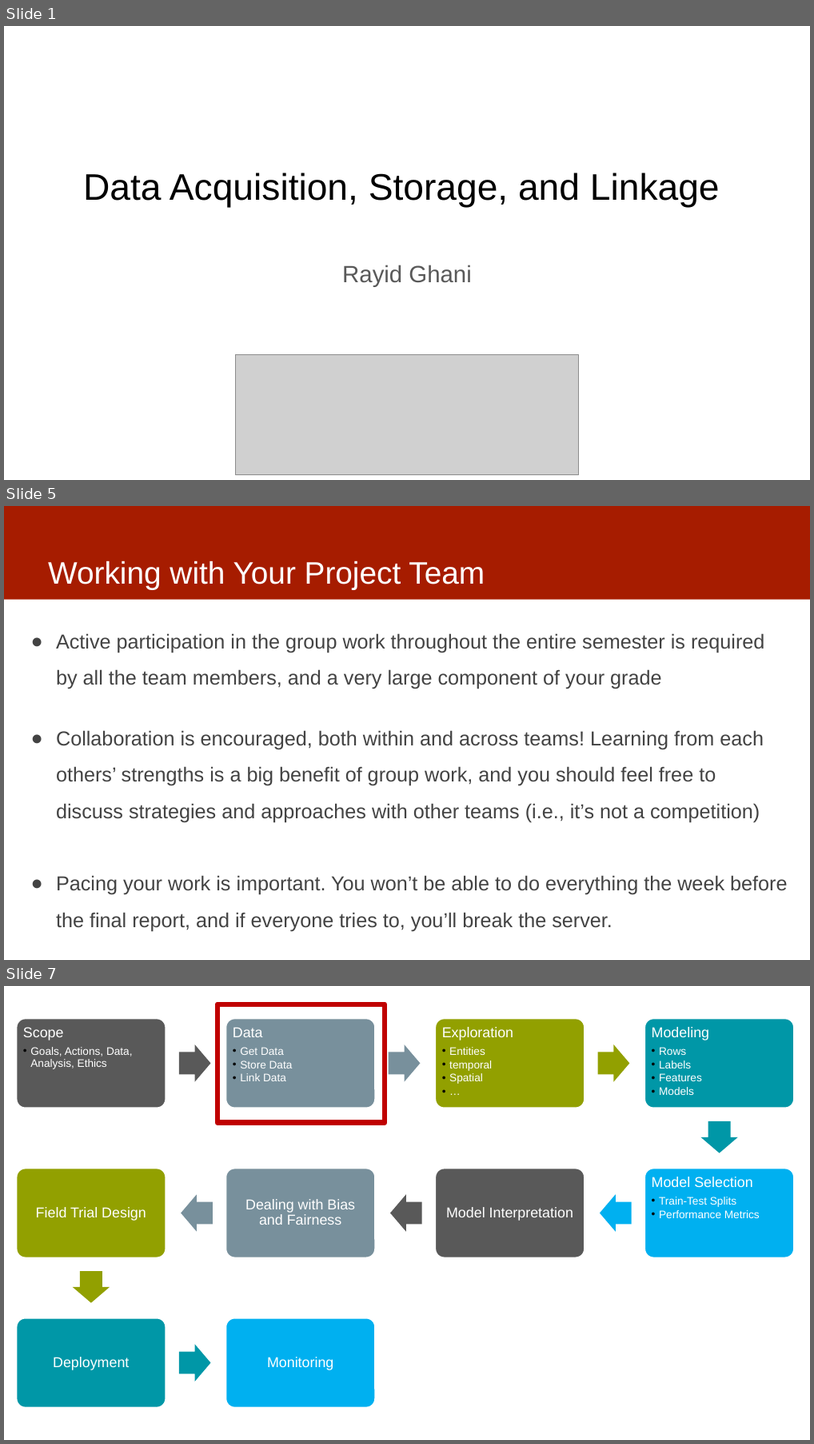
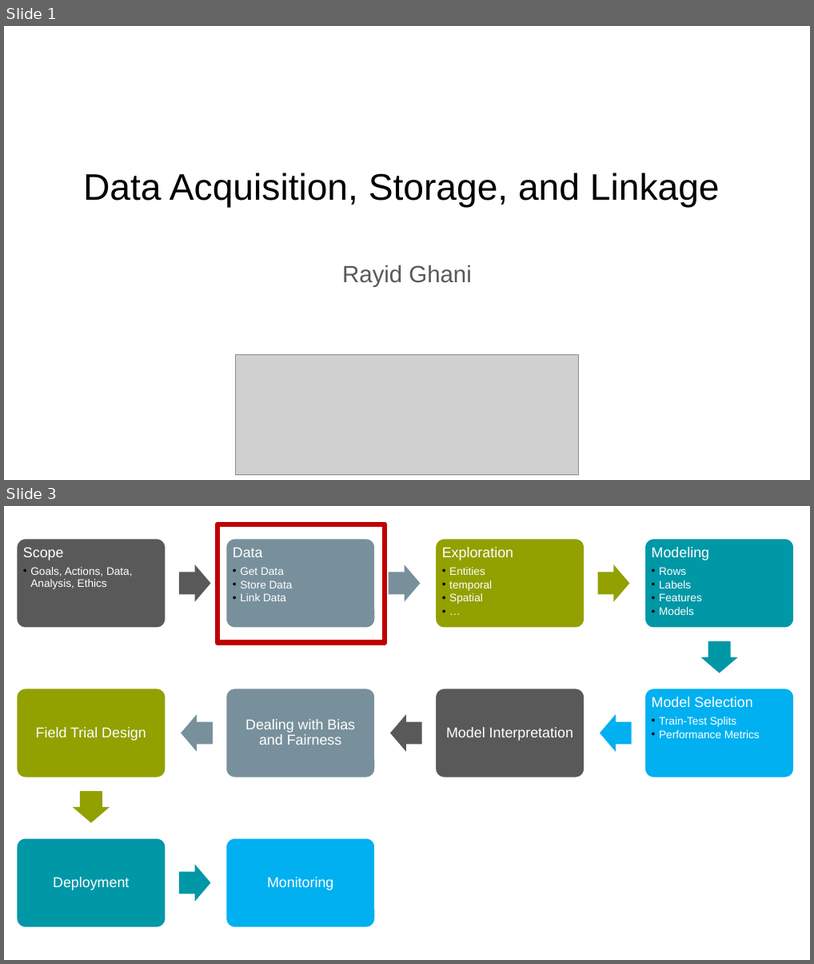
Before and after one commit to dssg/mlforpublicpolicylab, a slide deck: Lectures/04-data.pptx. Shown one above the other, each under a label of ours: slides 1, 5 and 7 before the commit, slides 1 and 3 after it; the slides between them are not shown. The pictures are 814x1444 and 814x964 pixels, drawn with LibreOffice and Linux fonts; fonts in the diff are those of the drawing; grey boxes stand for pictures. Boxes give left, top, right and bottom in pixels: in the first picture for what was removed or moved away, otherwise in the second. Text is boxed around its words. In the diff, an @@ line names an element or a change of style, - is before the commit and + after.

```diff
--- a/Lectures/04-data.pptx
+++ b/Lectures/04-data.pptx
@@ slide 5 removed at (4,506,810,960), background #FFFFFF @@
@@ rectangle removed at (4,506,810,599) @@
@@ title removed at (48,561,485,590) @@
-Working with Your Project Team
@@ text removed at (56,633,787,931) @@
-● Active participation in the group work throughout the entire semester is required by all the team members, and a very large component of your grade
-● Collaboration is encouraged, both within and across teams! Learning from each others’ strengths is a big benefit of group work, and you should feel free to discuss strategies and approaches with other teams (i.e., it’s not a competition)
-● Pacing your work is important. You won’t be able to do everything the week before the final report, and if everyone tries to, you’ll break the server.
@@ what was slide 7 is now slide 3 @@
```
Also in this commit, not shown: 2 slides changed, 3 other slides removed.
